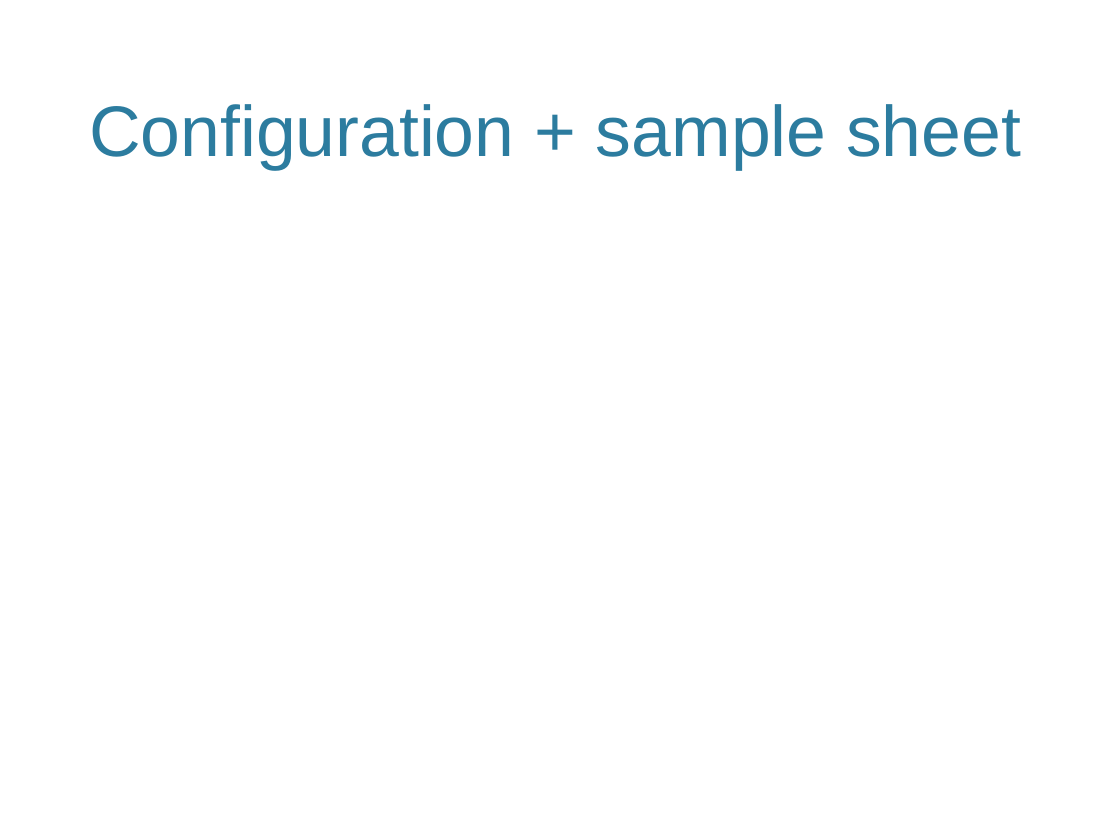
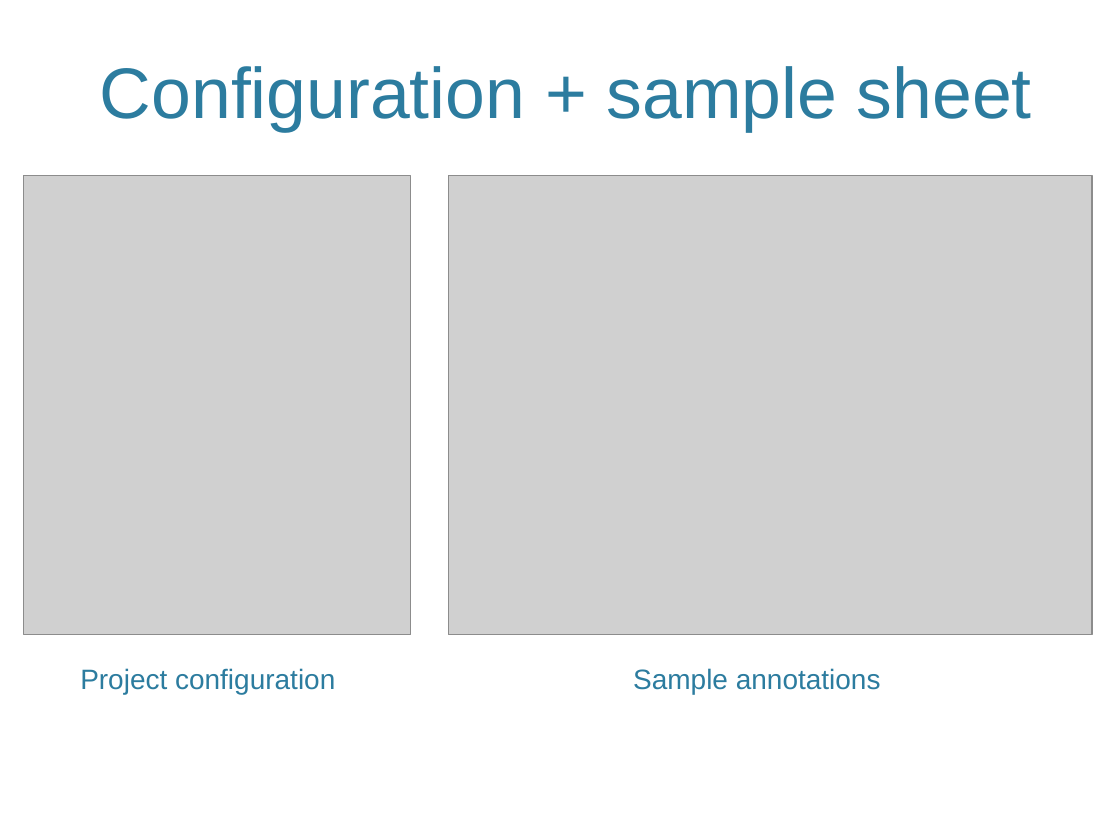
Before and after one commit to vreuter/jekeal, a slide deck: slide 4 of KipnisLabMeeting_2017-03-13.pptx. Drawn at 1120x840 pixels with LibreOffice and Linux fonts; fonts in the diff are those of the drawing; grey boxes stand for pictures; background and template pictures are left out. Boxes give left, top, right and bottom in pixels: in the first picture for what was removed or moved away, otherwise in the second. Text is boxed around its words. In the diff, an @@ line names an element or a change of style, - is before the commit and + after.

```diff
--- a/KipnisLabMeeting_2017-03-13.pptx
+++ b/KipnisLabMeeting_2017-03-13.pptx
@@ title "Configuration + sample sheet" moved from (x1=89, y1=104, x2=1021, y2=170) to (x1=100, y1=66, x2=1032, y2=132) @@
@@ picture added at (x1=24, y1=176, x2=410, y2=635) @@
@@ picture added at (x1=448, y1=176, x2=1092, y2=635) @@
@@ text added at (x1=80, y1=668, x2=335, y2=694), 18 pt, text #2C7C9F @@
+Project configuration
@@ text added at (x1=633, y1=668, x2=881, y2=694), 18 pt, text #2C7C9F @@
+Sample annotations
```
Also in this commit, not shown: 10 other slides changed, 2 slides added, 1 slide removed, 1 other file.
